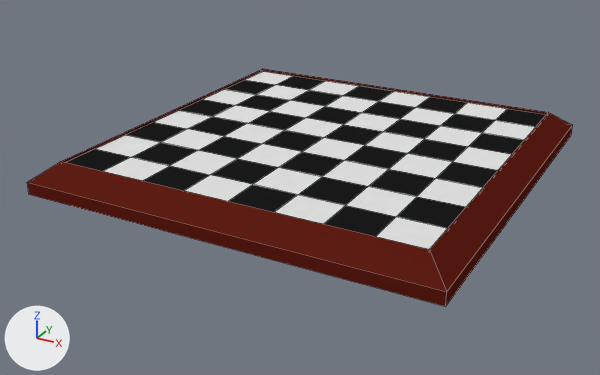
What one commit did to the Blender file assets/chess/gameboard.blend.
Both versions are drawn from a 50 mm lens placed at (7.95, -15.56, 6.44), pointed at (-0.3, -0.56, -1.06). Every picture has the same lights, and +X, +Y and +Z are marked at lower left. Mesh edges are drawn as thin lines.

In view in the first picture: 'board'.
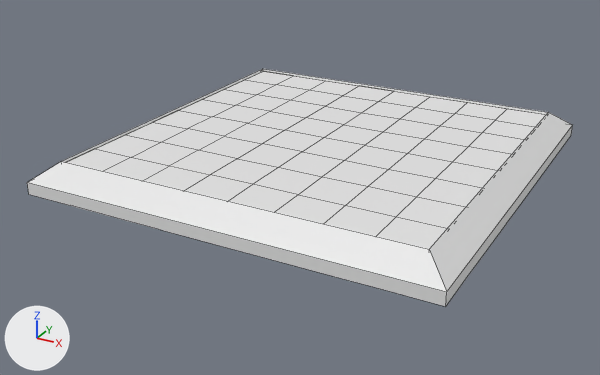
What differs and where, as boxes [x1, y1, x2, y2] in the pictures (600 x 375 px):
'board', recoloured: [27, 69, 573, 306] in both

Patch to the scene script:
```diff
--- a/assets/chess/gameboard.blend.py
+++ b/assets/chess/gameboard.blend.py
@@ me_board @@
 me_board.from_pydata(...)  # 166 vertices, 117 faces; spans x -4.51..4.51, y -4.51..4.51, z -0.59..0.06
-me_board.materials.append(mat_vertcol)
```
